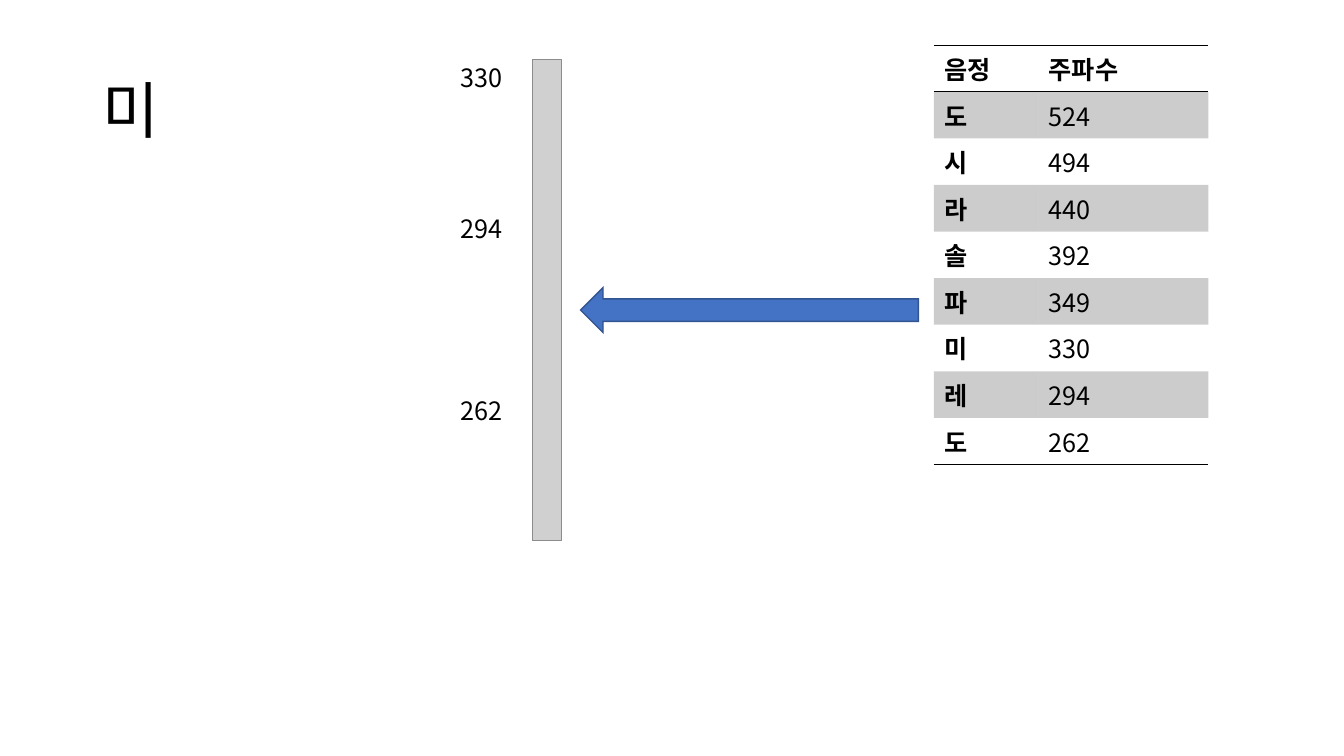
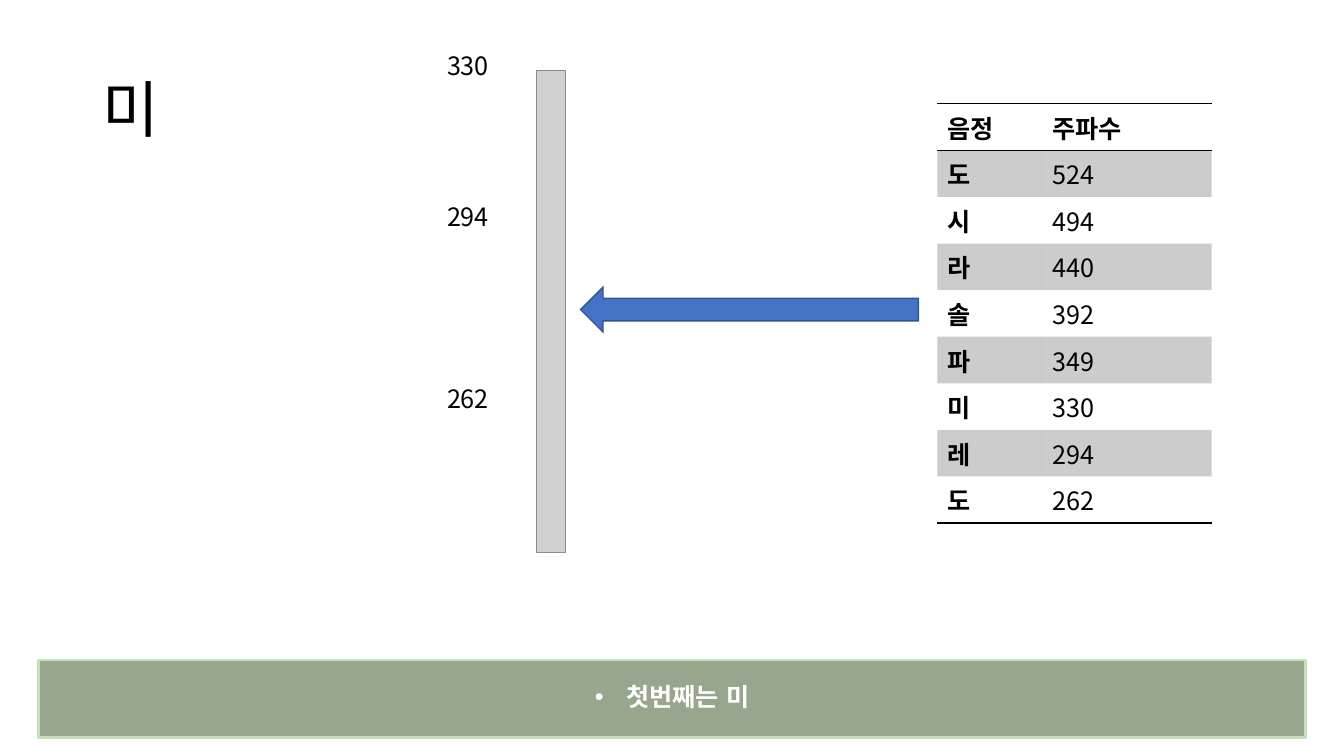
Before and after one commit to kookmin-sw/2018-cap1-14, a slide deck: slide 21 of doc/reports/캡스톤 1차 발표 자료.pptx (slide 18 before the commit). Drawn at 1344x756 pixels with LibreOffice and Linux fonts; fonts in the diff are those of the drawing; grey boxes stand for pictures. Boxes give left, top, right and bottom in pixels: in the first picture for what was removed or moved away, otherwise in the second. Text is boxed around its words. In the diff, an @@ line names an element or a change of style, - is before the commit and + after.

```diff
--- a/doc/reports/캡스톤 1차 발표 자료.pptx
+++ b/doc/reports/캡스톤 1차 발표 자료.pptx
@@ text "330": place and size @@
-text "330" at [461, 68, 503, 421]
+text "330" at [447, 56, 489, 409]
@@ picture: place and size @@
-picture at [532, 59, 562, 541]
+picture at [536, 71, 566, 553]
@@ table: place and size @@
-table at [935, 45, 1209, 457]
+table at [938, 104, 1212, 515]
@@ rectangle added at [38, 660, 1306, 738], fill #385723 at 52% opacity, outline #C5E0B4 2 pt, 18 pt, text #FFFFFF, bold @@
+• 첫번째는 미
```
Also in this commit, not shown: 17 other slides changed, 5 slides added, 2 slides removed, 6 other files.
